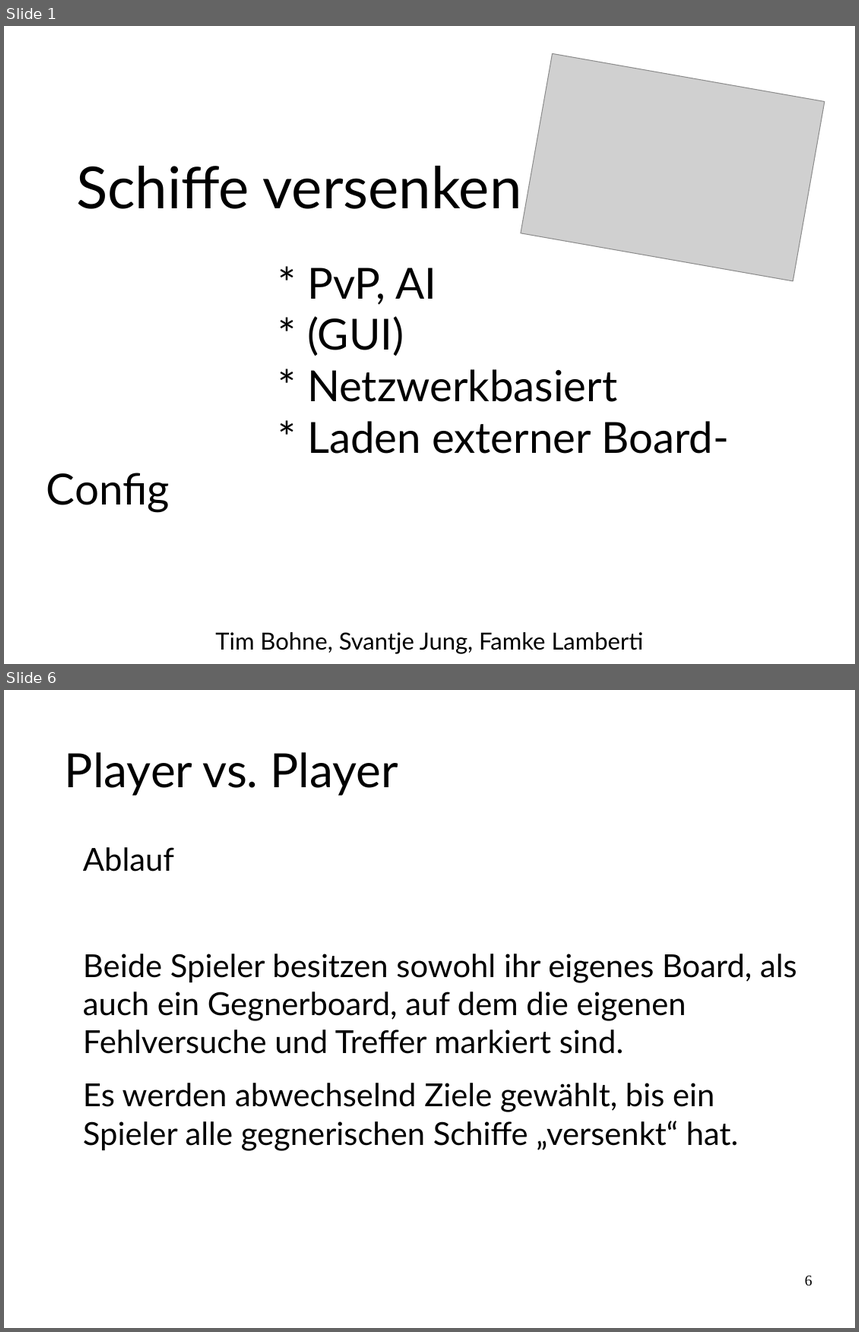
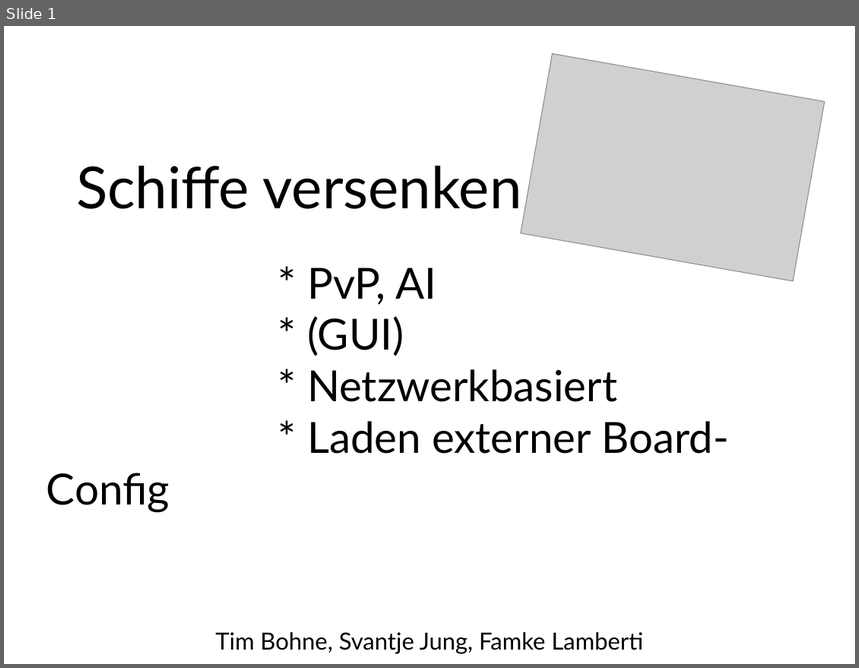
Before and after one commit to FamkeLamberti/battleship-presentation, a slide deck: Abschlusspraesentation_SchiffeVersenken.odp. Shown one above the other, each under a label of ours: slides 1 and 6 before the commit, slide 1 after it; the slides between them are not shown. The pictures are 859x1332 and 859x668 pixels, drawn with LibreOffice and Linux fonts; fonts in the diff are those of the drawing; grey boxes stand for pictures. Boxes give left, top, right and bottom in pixels: in the first picture for what was removed or moved away, otherwise in the second. Text is boxed around its words. In the diff, an @@ line names an element or a change of style, - is before the commit and + after.

```diff
--- a/Abschlusspraesentation_SchiffeVersenken.odp
+++ b/Abschlusspraesentation_SchiffeVersenken.odp
@@ slide 6 removed at (4,690,855,1328), background #FFFFFF @@
@@ title removed at (65,752,398,796) @@
-Player vs. Player
@@ text removed at (83,847,797,1151) @@
-Ablauf
-Beide Spieler besitzen sowohl ihr eigenes Board, als auch ein Gegnerboard, auf dem die eigenen Fehlversuche und Treffer markiert sind.
-Es werden abwechselnd Ziele gewählt, bis ein Spieler alle gegnerischen Schiffe „versenkt“ hat.
@@ page number removed at (805,1276,813,1287) @@
-6
```
Also in this commit, not shown: 6 slides changed, 1 slide added, 4 other slides removed.
